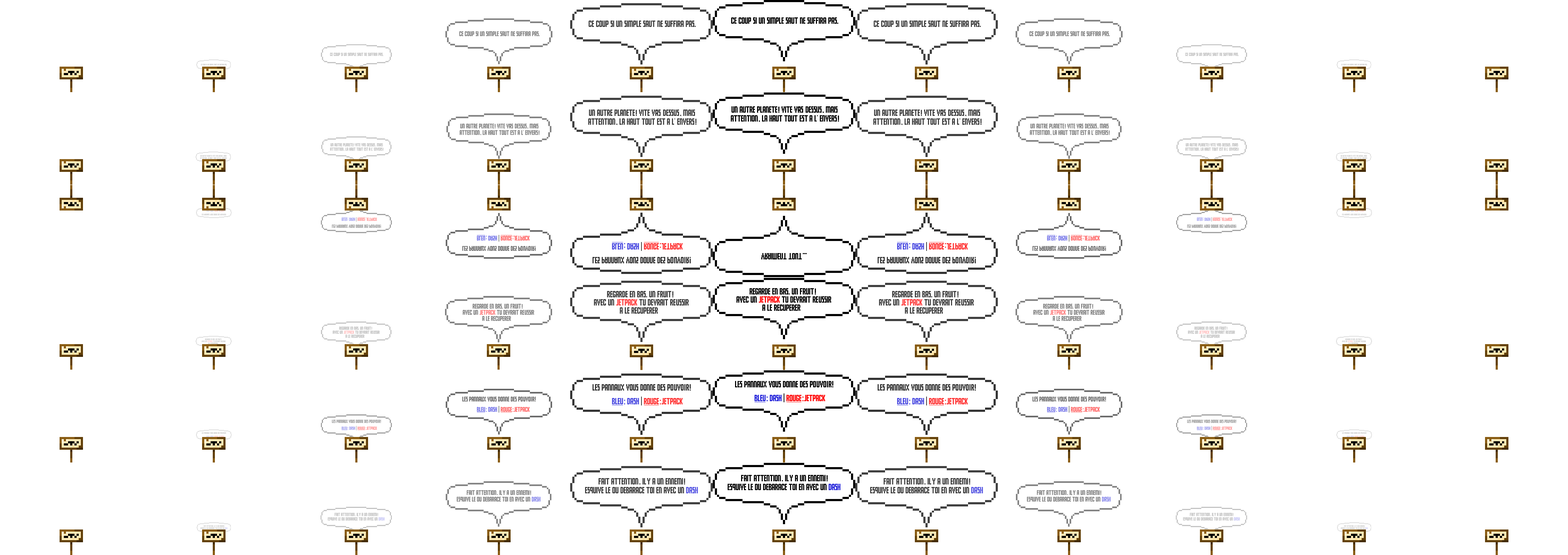
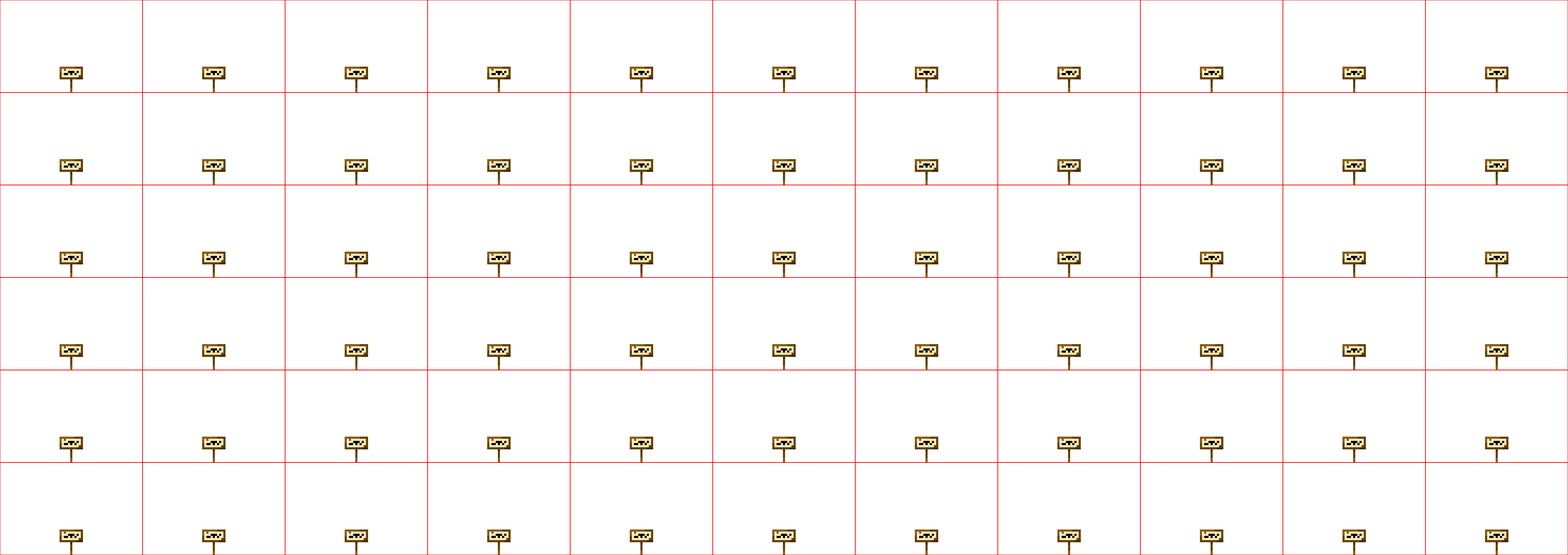
Two versions of the same layered image (1568 × 555). Layer-by-layer changes:
showed "grille" over bbox(0, 0, 1568, 555)
removed group "Panneaaux 1" (11 layers) over bbox(59, 0, 1509, 93)
renamed "Anime 5" to "Calque 15", moved it out of group "Panneaux 5", painted on it over bbox(59, 373, 1509, 555)
removed layer "Anime 6" (5th of 6, in "Panneaux 5") from group "Panneaux 5" over bbox(712, 370, 856, 463)
removed group "Panneaux 6" (11 layers) over bbox(59, 463, 1509, 555)
removed layer "Anime 6" (6th of 6, in "Panneaux 6") from group "Panneaux 6" over bbox(712, 463, 856, 555)
renamed "Anime 1" to "Calque 14", moved it out of group "Panneaux 5", painted on it over bbox(59, 436, 1509, 463)
renamed "Anime 1" to "Calque 13", moved it out of group "Panneaux 4", painted on it over bbox(142, 344, 1426, 370)
removed layer "Anime 5" (4th of 6, in "Panneaux 4") from group "Panneaux 4" over bbox(570, 280, 713, 371)
removed layer "Anime 6" (4th of 6, in "Panneaux 4") from group "Panneaux 4" over bbox(712, 277, 856, 371)
removed group "Panneaux 5" (11 layers) over bbox(59, 370, 1509, 463)
added layer "Calque 12" above "Calque 11" over bbox(59, 251, 1509, 278)
renamed "Anime 1" to "Calque 11", moved it out of group "Panneaux 2", painted on it over bbox(142, 159, 1426, 185)
removed layer "Anime 6" (2nd of 6, in "Panneaux 2") from group "Panneaux 2" over bbox(712, 92, 856, 185)
removed group "Panneaux 3" (11 layers) over bbox(59, 185, 1509, 278)
removed layer "Anime 6" (3rd of 6, in "Panneaux 3") from group "Panneaux 3" over bbox(712, 185, 856, 278)
removed group "Panneaux 4" (11 layers) over bbox(59, 277, 1509, 371)
renamed "Anime 1" to "Calque 10", moved it out of group "Panneaaux 1", painted on it over bbox(142, 66, 1426, 93)
removed layer "Anime 6" (1st of 6, in "Panneaaux 1") from group "Panneaaux 1" over bbox(712, 0, 856, 93)
removed group "Panneaux 2" (11 layers) over bbox(59, 92, 1509, 185)
…and 51 more changes (51 removed)
